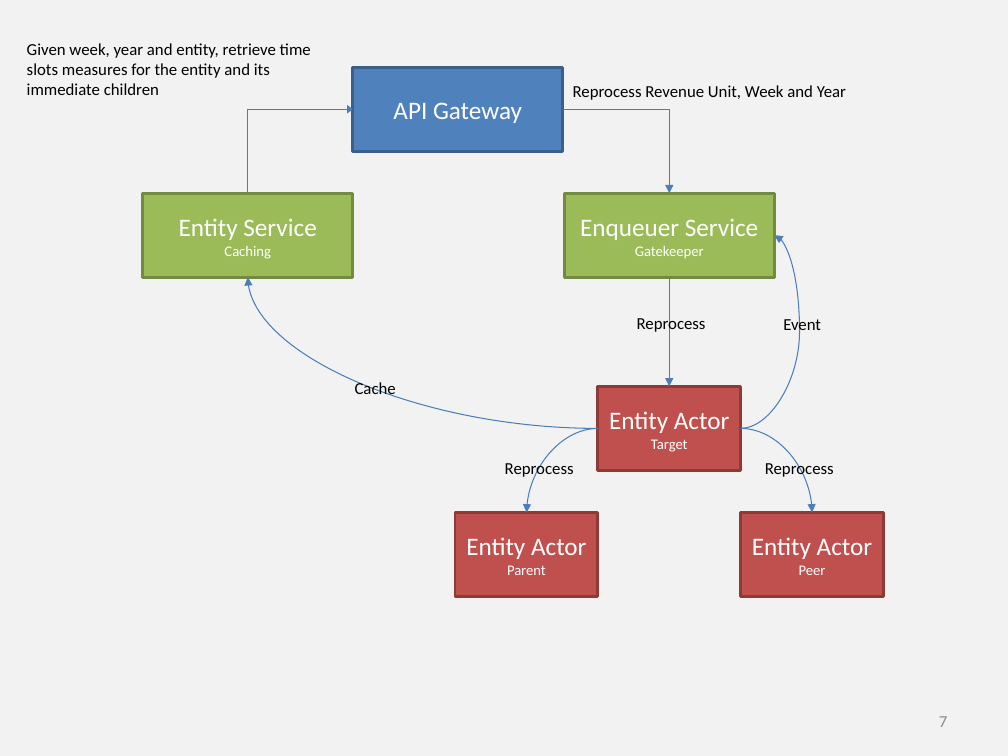
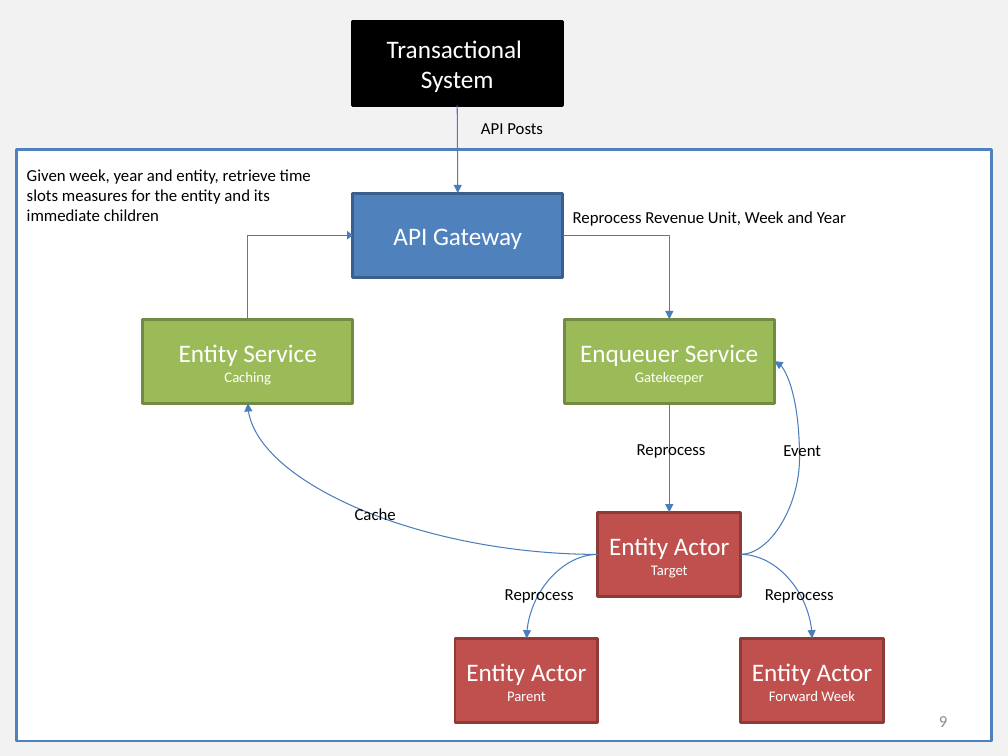
Before and after one commit to khaledhikmat/khaledhikmat.github.io, a slide deck: slide 9 of illustrations/illustrations.pptx (slide 7 before the commit). Drawn at 1008x756 pixels with LibreOffice and Linux fonts; fonts in the diff are those of the drawing. Boxes give left, top, right and bottom in pixels: in the first picture for what was removed or moved away, otherwise in the second. Text is boxed around its words. In the diff, an @@ line names an element or a change of style, - is before the commit and + after.

```diff
--- a/illustrations/illustrations.pptx
+++ b/illustrations/illustrations.pptx
@@ rectangle added at [352, 21, 561, 105], fill #000000, outline #000000 2 pt, 18 pt, text #FFFFFF @@
+Transactional System
@@ arrow added from (458, 106) to (458, 194), #4B7EBC 0.75 pt @@
@@ rectangle added at [17, 149, 992, 741], fill #FFFFFF, outline #4F81BD 2 pt @@
@@ text added at [481, 123, 543, 134], 12 pt, text #000000 @@
+API Posts
@@ 7 texts, 6 rectangles, 4 curved arrows, 2 elbow arrows, 1 arrow: place and size @@
-7 texts, 6 rectangles, 4 curved arrows, 2 elbow arrows, 1 arrow at [27, 43, 884, 596]
+7 texts, 6 rectangles, 4 curved arrows, 2 elbow arrows, 1 arrow at [27, 169, 884, 722]
@@ text in rectangle at [769, 691, 855, 701]: text changed @@
-Peer
+Forward Week
@@ page number at [939, 716, 947, 727]: text changed @@
-7
+9
```
Also in this commit, not shown: 2 other files.
